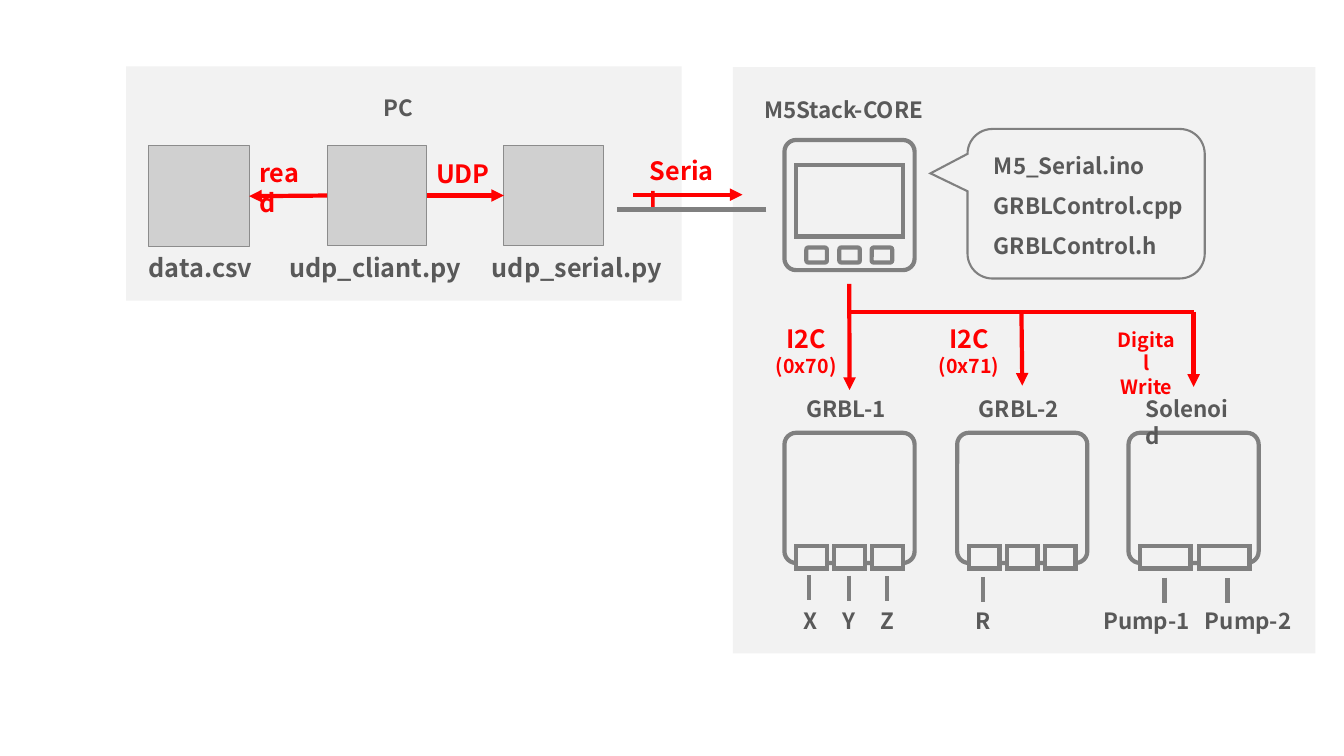
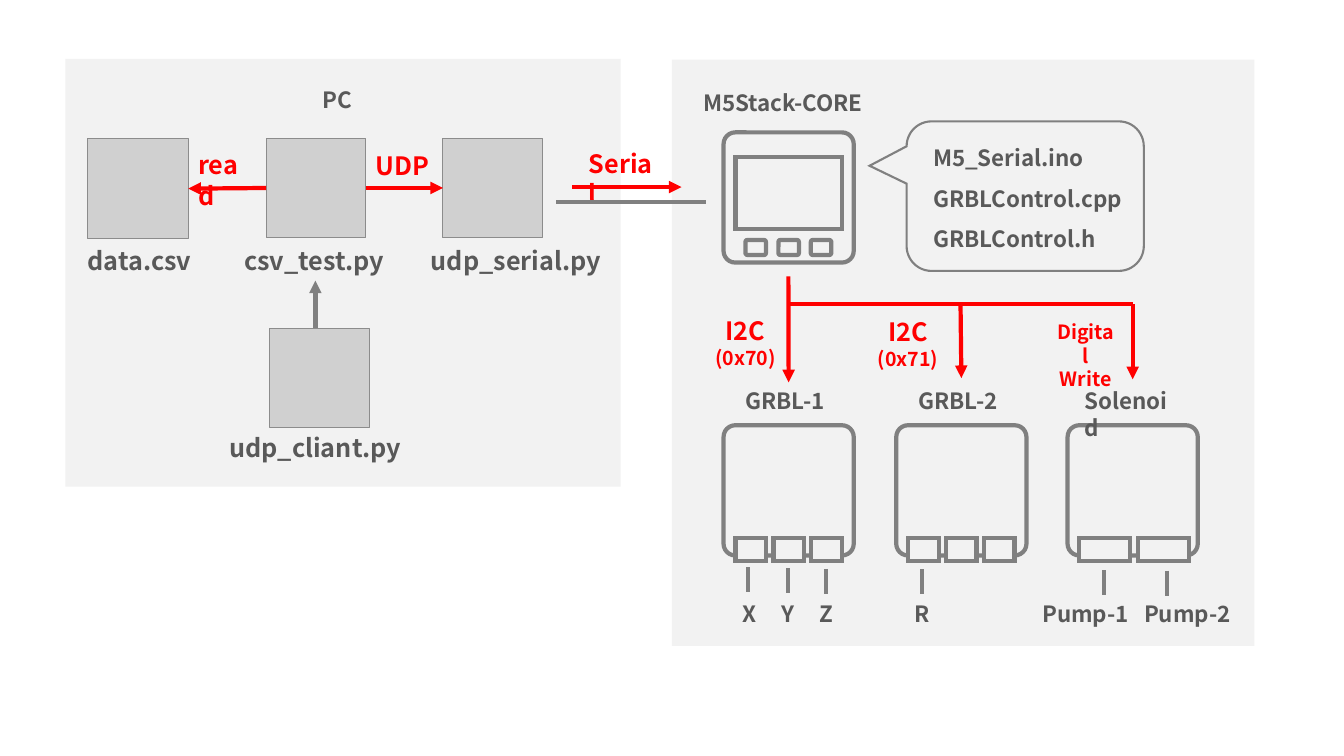
Before and after one commit to uchii01ukyo/ChipMounter_uchii, a slide deck: slide 1 of doc/system.pptx. Drawn at 1344x756 pixels with LibreOffice and Linux fonts; fonts in the diff are those of the drawing; grey boxes stand for pictures. Boxes give left, top, right and bottom in pixels: in the first picture for what was removed or moved away, otherwise in the second. Text is boxed around its words. In the diff, an @@ line names an element or a change of style, - is before the commit and + after.

```diff
--- a/doc/system.pptx
+++ b/doc/system.pptx
@@ rectangle: place and size @@
-rectangle at box(126, 67, 682, 300)
+rectangle at box(66, 58, 621, 486)
@@ text at box(244, 252, 384, 276): text changed @@
-udp_cliant.py
+csv_test.py
@@ arrow added from (316, 329) to (316, 280), #808080 3 pt @@
@@ picture added at box(270, 329, 370, 429) @@
@@ text added at box(229, 436, 401, 463), 18 pt, text #595959, bold @@
+udp_cliant.py
@@ 14 texts, 8 rounded rectangles, 5 lines, 3 pictures, 3 arrows, 1 rectangle, 1 rounded speech box: place and size @@
-14 texts, 8 rounded rectangles, 5 lines, 3 pictures, 3 arrows, 1 rectangle, 1 rounded speech box at box(148, 68, 1316, 654)
+14 texts, 8 rounded rectangles, 5 lines, 3 pictures, 3 arrows, 1 rectangle, 1 rounded speech box at box(88, 59, 1255, 646)
@@ 8 rounded rectangles, 6 texts, 3 lines, 3 arrows: place and size @@
-8 rounded rectangles, 6 texts, 3 lines, 3 arrows at box(249, 99, 1249, 603)
+8 rounded rectangles, 6 texts, 3 lines, 3 arrows at box(189, 91, 1189, 595)
```
Also in this commit, not shown: 1 other file.
